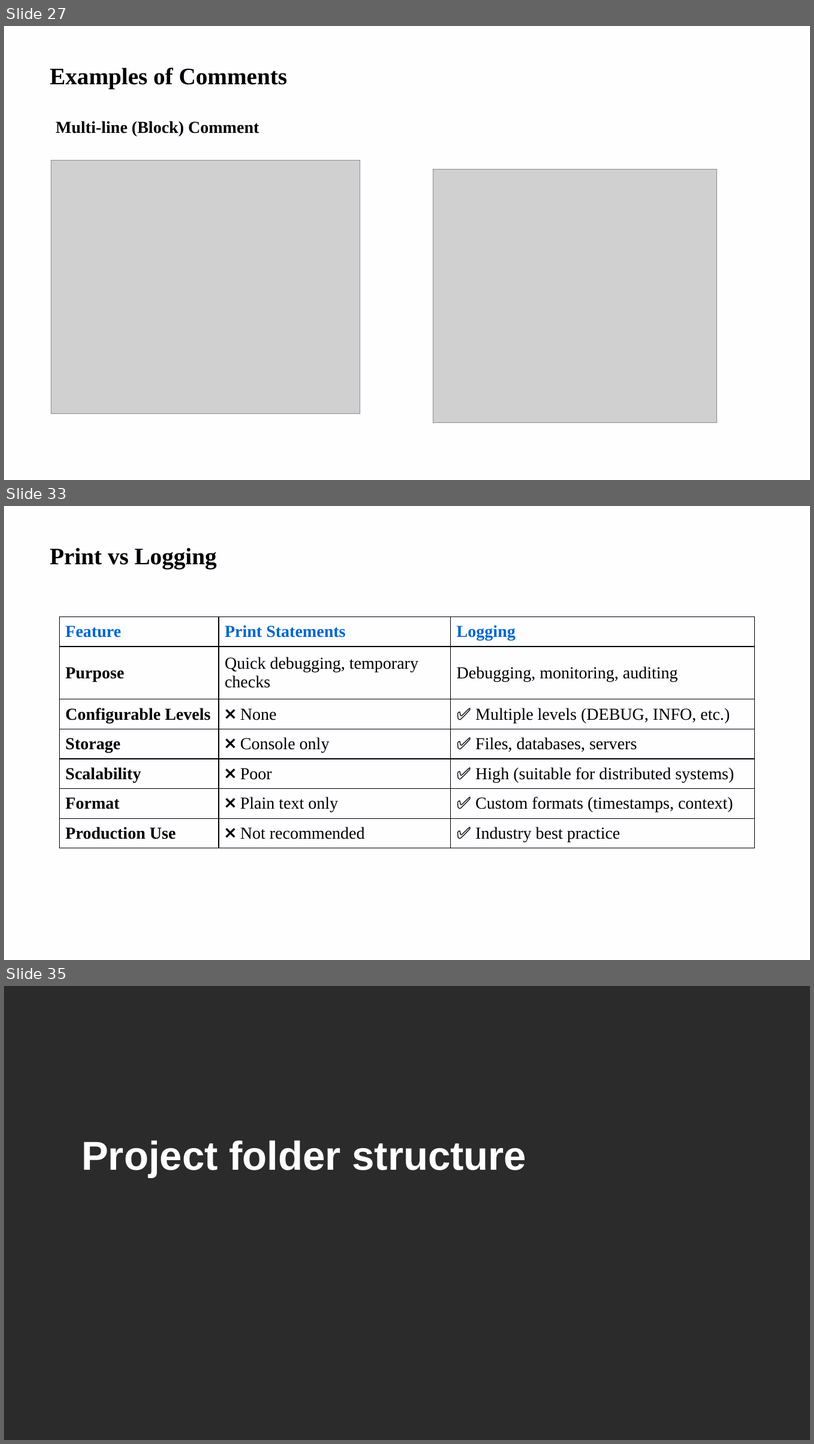
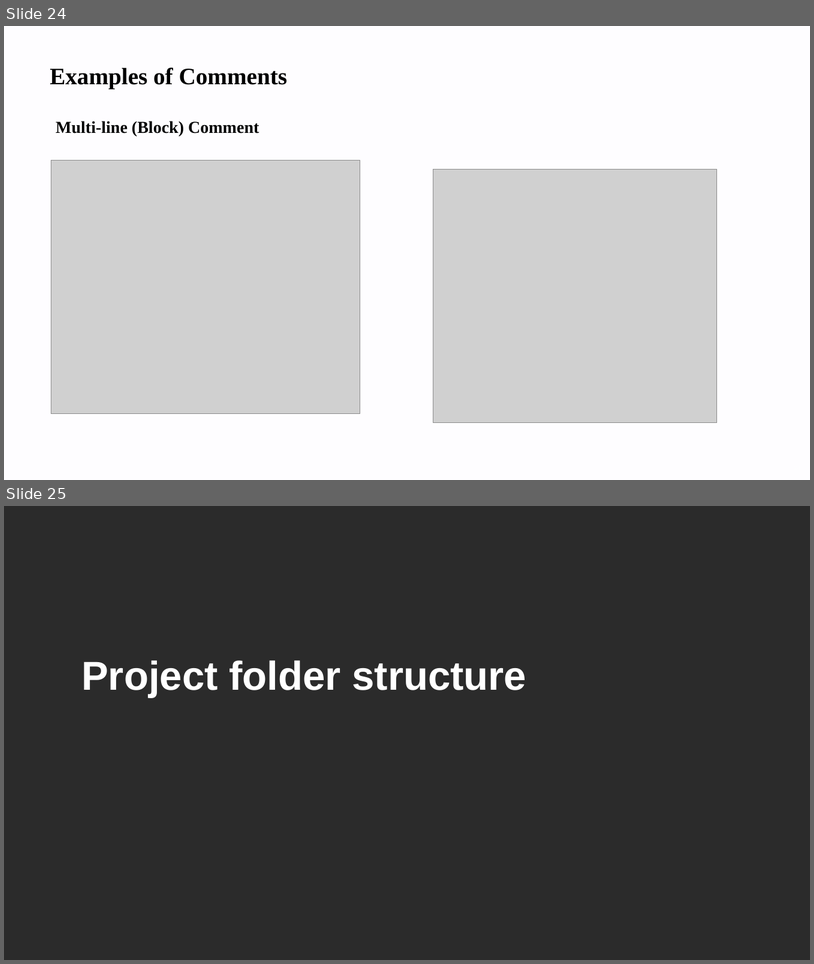
Before and after one commit to renujindal89/software-module1-2, a slide deck: software module 1,2.pptx. Shown one above the other, each under a label of ours: slides 27, 33 and 35 before the commit, slides 24 and 25 after it; the slides between them are not shown. The pictures are 814x1444 and 814x964 pixels, drawn with LibreOffice and Linux fonts; fonts in the diff are those of the drawing; grey boxes stand for pictures; background and template pictures are left out; a plain dark background stands for a picture behind light text. Boxes give left, top, right and bottom in pixels: in the first picture for what was removed or moved away, otherwise in the second. Text is boxed around its words. In the diff, an @@ line names an element or a change of style, - is before the commit and + after.

```diff
--- a/software module 1,2.pptx
+++ b/software module 1,2.pptx
@@ slide 33 removed at [4,506,810,960], background #FEFDFF; not listed: 1 template element that a slide beside it also shows @@
@@ text removed at [50,548,217,568] @@
-Print vs Logging
@@ table removed at [60,617,755,849], 7 rows, 3 columns @@
-Feature | Print Statements | Logging
-Purpose | Quick debugging, temporary checks | Debugging, monitoring, auditing
-Configurable Levels | ❌ None | ✅ Multiple levels (DEBUG, INFO, etc.)
-Storage | ❌ Console only | ✅ Files, databases, servers
-Scalability | ❌ Poor | ✅ High (suitable for distributed systems)
-Format | ❌ Plain text only | ✅ Custom formats (timestamps, context)
-Production Use | ❌ Not recommended | ✅ Industry best practice
@@ what was slide 27 is now slide 24 @@
@@ what was slide 35 is now slide 25 @@
```
Also in this commit, not shown: 7 slides changed, 11 other slides removed.
